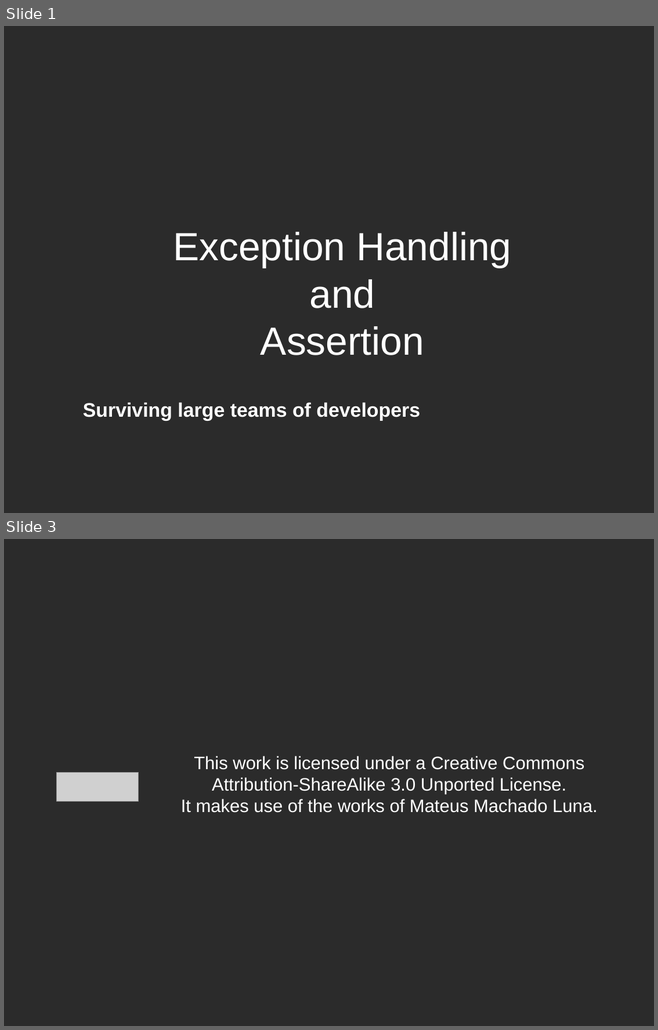
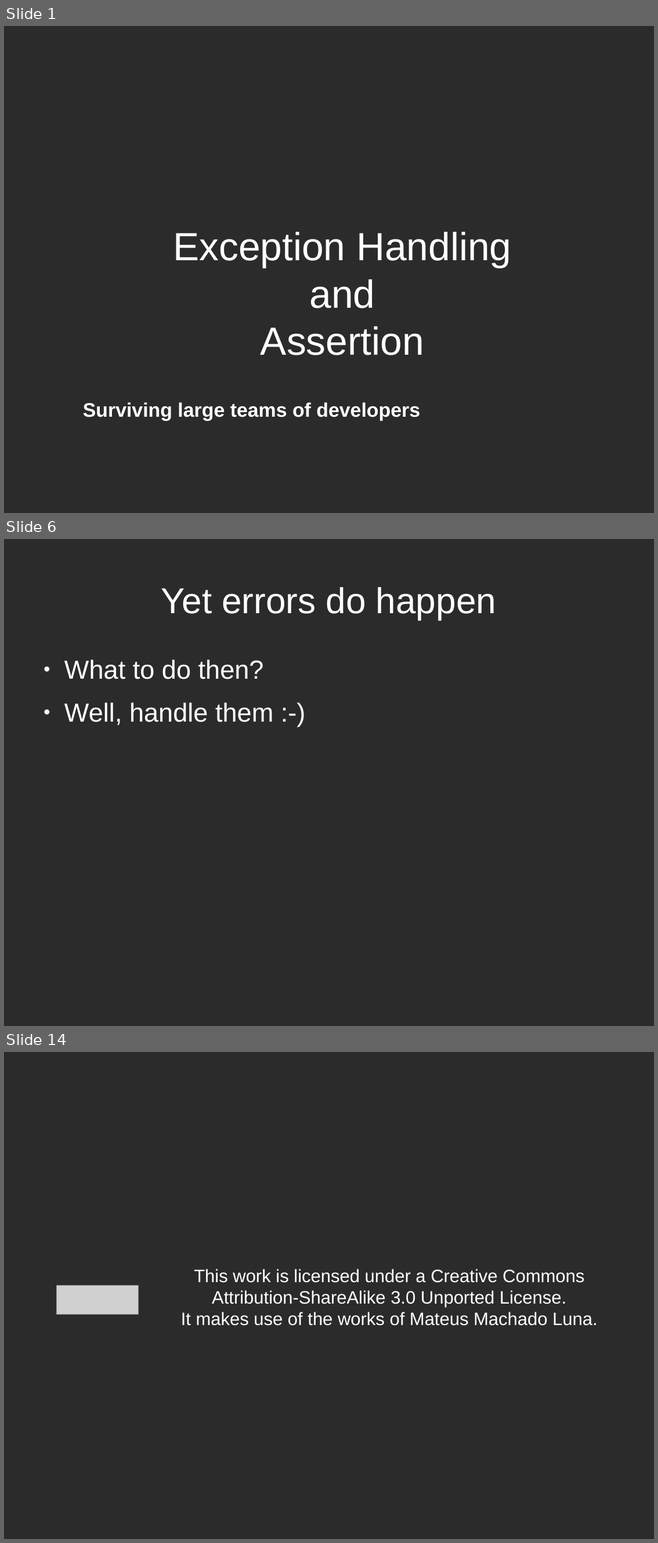
Before and after one commit to talyaron/full-stack, a slide deck: JS/exception handeling/Error Handling and Assertion.odp. Shown one above the other, each under a label of ours: slides 1 and 3 before the commit, slides 1, 6 and 14 after it; the slides between them are not shown. The pictures are 658x1030 and 658x1543 pixels, drawn with LibreOffice and Linux fonts; fonts in the diff are those of the drawing; grey boxes stand for pictures; background and template pictures are left out; a plain dark background stands for a picture behind light text. Boxes give left, top, right and bottom in pixels: in the first picture for what was removed or moved away, otherwise in the second. Text is boxed around its words. In the diff, an @@ line names an element or a change of style, - is before the commit and + after.

```diff
--- a/JS/exception handeling/Error Handling and Assertion.odp
+++ b/JS/exception handeling/Error Handling and Assertion.odp
@@ slide 6 added at (x1=4, y1=539, x2=654, y2=1026), background picture (left out) @@
@@ title added at (x1=161, y1=587, x2=496, y2=620), 44 pt, text #FFFFFF @@
+Yet errors do happen
@@ text added at (x1=64, y1=660, x2=273, y2=725), 32 pt, text #FFFFFF @@
+● What to do then?
+● Well, handle them :-)
@@ what was slide 3 is now slide 14 @@
```
Also in this commit, not shown: 11 other slides added, 1 slide removed, 3 other files.
